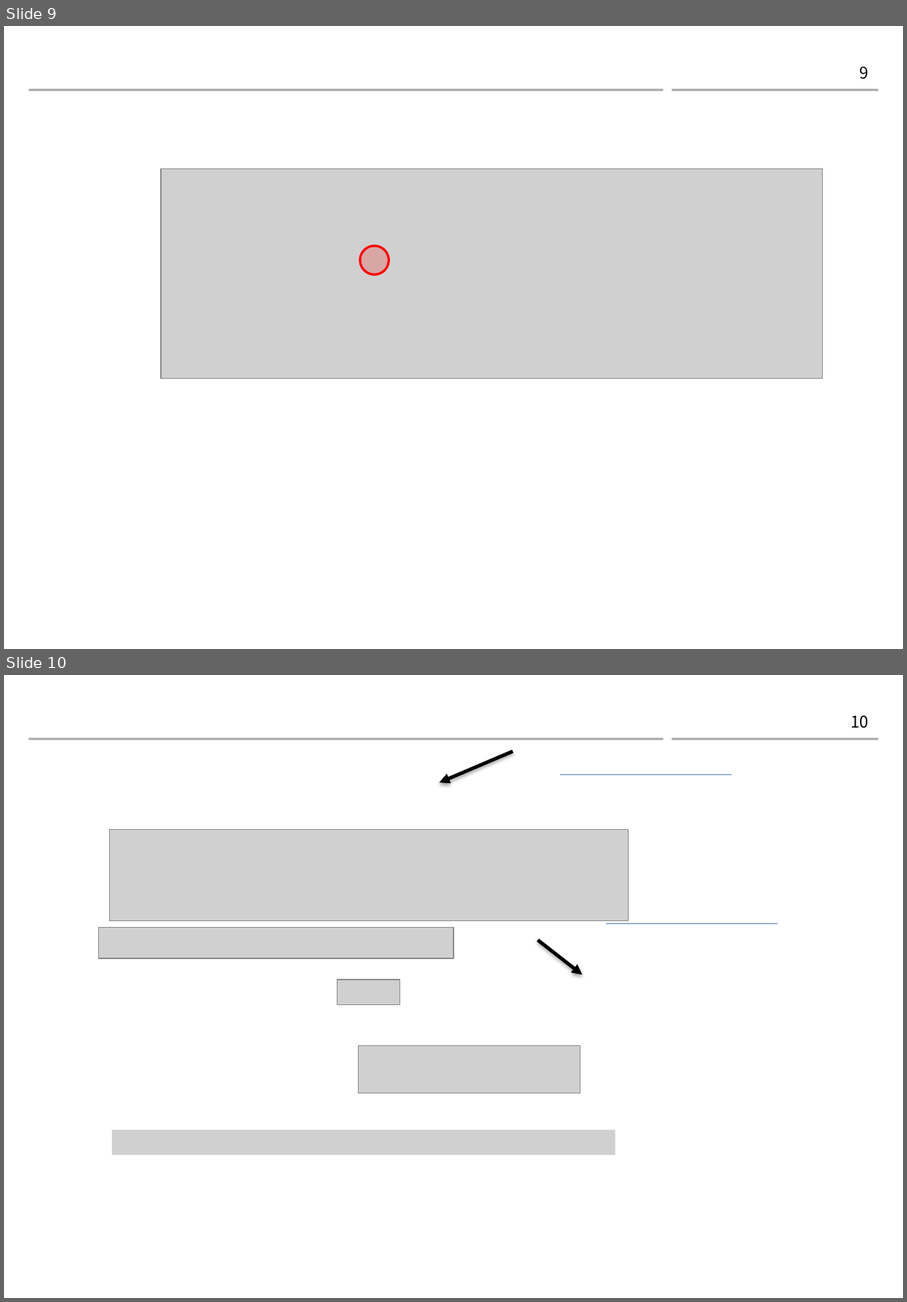
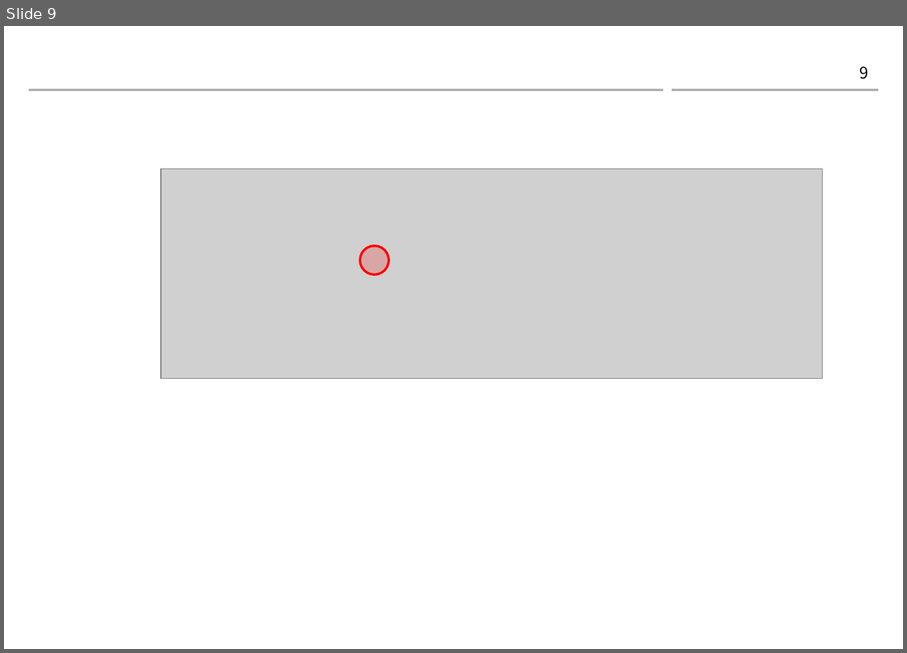
Before and after one commit to gaussian37/gaussian37.github.io, a slide deck: assets/img/autodrive/ose/bayes_filter/bayes_filter.pptx. Shown one above the other, each under a label of ours: slides 9 and 10 before the commit, slide 9 after it. The pictures are 907x1302 and 907x653 pixels, drawn with LibreOffice and Linux fonts; fonts in the diff are those of the drawing; grey boxes stand for pictures; background and template pictures are left out. Boxes give left, top, right and bottom in pixels: in the first picture for what was removed or moved away, otherwise in the second. Text is boxed around its words. In the diff, an @@ line names an element or a change of style, - is before the commit and + after.

```diff
--- a/assets/img/autodrive/ose/bayes_filter/bayes_filter.pptx
+++ b/assets/img/autodrive/ose/bayes_filter/bayes_filter.pptx
@@ slide 10 removed at bbox=[4, 675, 903, 1298], background #FFFFFF; not listed: 2 template elements that a slide beside it also shows @@
@@ page number removed at bbox=[851, 715, 869, 728] @@
-10
@@ arrow removed from (513, 752) to (440, 783) @@
@@ line removed from (560, 775) to (732, 775) @@
@@ picture removed at bbox=[109, 830, 628, 921] @@
@@ picture removed at bbox=[99, 928, 454, 958] @@
@@ line removed from (606, 924) to (778, 924) @@
@@ arrow removed from (538, 940) to (583, 975) @@
@@ picture removed at bbox=[338, 979, 401, 1006] @@
@@ picture removed at bbox=[359, 1045, 581, 1093] @@
@@ picture removed at bbox=[112, 1129, 616, 1154] @@
```
Also in this commit, not shown: 4 slides added, 8 other files.
